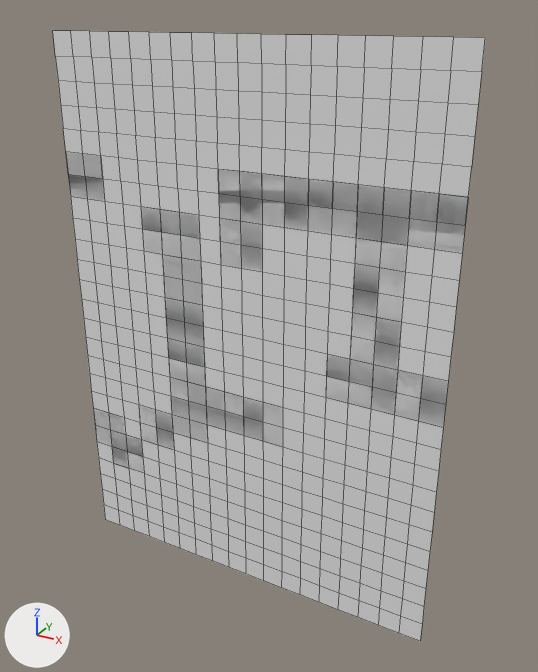
A saved change to the OBJ model MardukGame/Assets/Tiled2Unity/Meshes/caveChunk7.obj.
Camera for both pictures: a 50 mm lens placed at (-1526.0, -1611.0, -331.0), pointed at (-2437.0, 45.0, -1159.0). The lights are fixed; the arrows at lower left show +X, +Y and +Z. Mesh edges are drawn as thin lines. Where no turn or scale is listed for an object, it has been applied to the vertices.

Objects in the first picture: 'caveChunk7'.
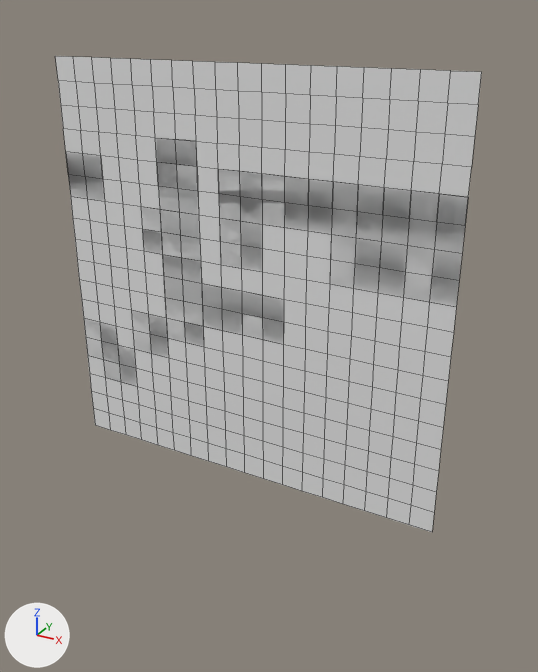
What differs and where, as boxes [x1, y1, x2, y2] in the pictures (538 x 672 px):
'caveChunk7', reshaped (22% shorter)
    before: [53, 30, 485, 641]
    after: [55, 56, 482, 532]
part 1 of me_cavechunk7, cut back
    before: [93, 185, 448, 641]
    after: [84, 162, 462, 386]
part 2 of me_cavechunk7, deleted
    before: [53, 30, 485, 72]

Patch to the scene script:
```diff
--- a/MardukGame/Assets/Tiled2Unity/Meshes/caveChunk7.obj.py
+++ b/MardukGame/Assets/Tiled2Unity/Meshes/caveChunk7.obj.py
@@ me_cavechunk7 @@
 # used by ob_cavechunk7; location = (0.0, 0.0, 0.0)
-me_cavechunk7.from_pydata(...)  # 494 vertices, 480 faces; spans x -3072.0..-1920.0, y 0.0, z -1984.0..-384.0
+me_cavechunk7.from_pydata(...)  # 361 vertices, 350 faces; spans x -3072.0..-1920.0, y 0.0, z -1600.0..-448.0
+# me_cavechunk7 part 1
+# 114 vertices are removed from x -3072.0..-1920.0, y 0.0, z -1984.0..-1664.0
+# 126 faces are deleted
+# 14 new faces join them
+# me_cavechunk7 part 2
+# 19 vertices are removed from x -3072.0..-1920.0, y 0.0, z -384.0
+# 18 faces are deleted
```
